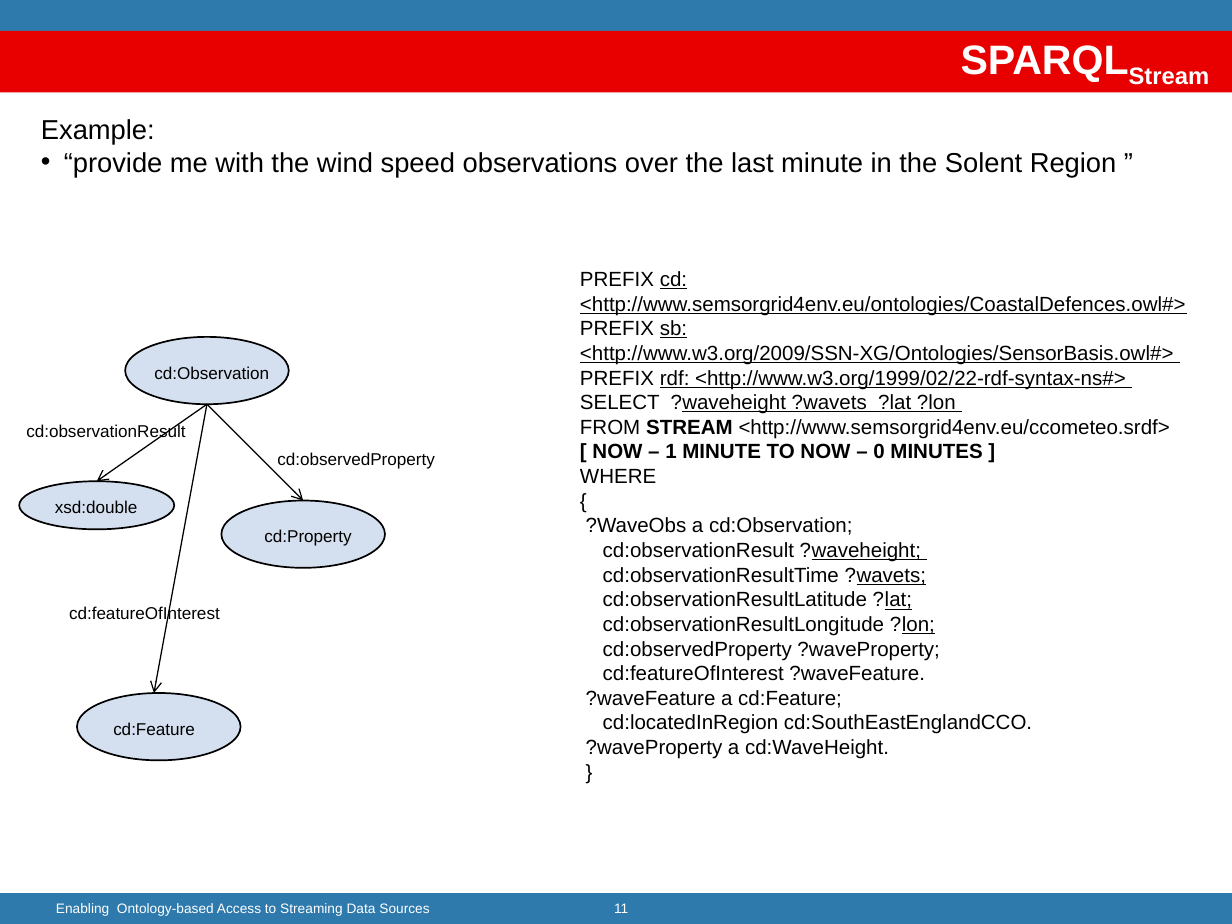
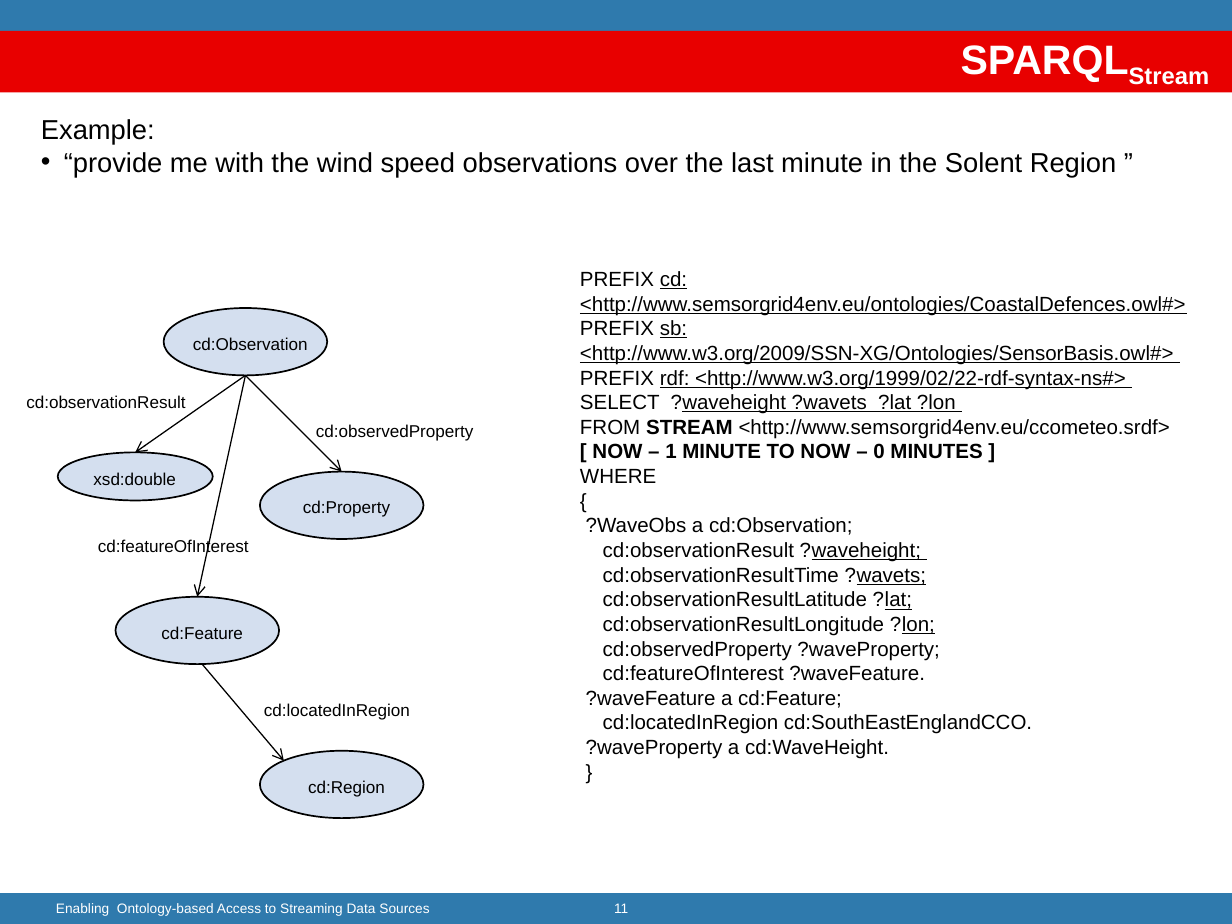
Before and after one commit to jpcik/morph-streams, a slide deck: slide 11 of doc/dis/EnablingStreamingDA/Enabling ontology-based Streaming Data Access.pptx. Drawn at 1232x924 pixels with LibreOffice and Linux fonts; fonts in the diff are those of the drawing; background and template pictures are left out. Boxes give left, top, right and bottom in pixels: in the first picture for what was removed or moved away, otherwise in the second. Text is boxed around its words. In the diff, an @@ line names an element or a change of style, - is before the commit and + after.

Commit message:
updated sparql stream

```diff
--- a/doc/dis/EnablingStreamingDA/Enabling ontology-based Streaming Data Access.pptx
+++ b/doc/dis/EnablingStreamingDA/Enabling ontology-based Streaming Data Access.pptx
@@ text "cd:observationResult" rewrapped from (26, 423, 185, 441) to (26, 395, 185, 408) @@
@@ 4 texts, 3 ellipses, 2 arrows: place and size @@
-4 texts, 3 ellipses, 2 arrows at (20, 336, 434, 568)
+4 texts, 3 ellipses, 2 arrows at (58, 308, 473, 540)
@@ arrow moved from (207, 404) - (154, 694) to (245, 376) - (197, 596) @@
@@ text "cd:featureOfInterest": place and size @@
-text "cd:featureOfInterest" at (69, 605, 220, 623)
+text "cd:featureOfInterest" at (98, 538, 249, 556)
@@ ellipse: place and size @@
-ellipse at (76, 694, 240, 761)
+ellipse at (116, 596, 280, 664)
@@ text "cd:Feature": place and size @@
-text "cd:Feature" at (113, 722, 195, 735)
+text "cd:Feature" at (161, 626, 243, 639)
@@ arrow added from (202, 664) to (283, 760), #000000 0.75 pt @@
@@ text added at (264, 703, 410, 720), 10 pt, text #000000 @@
+cd:locatedInRegion
@@ ellipse added at (260, 750, 424, 818), fill #D4DFEF, outline #000000 1 pt @@
@@ text added at (308, 780, 385, 797), 10 pt, text #000000 @@
+cd:Region
```
Also in this commit, not shown: 1 other slide changed.
